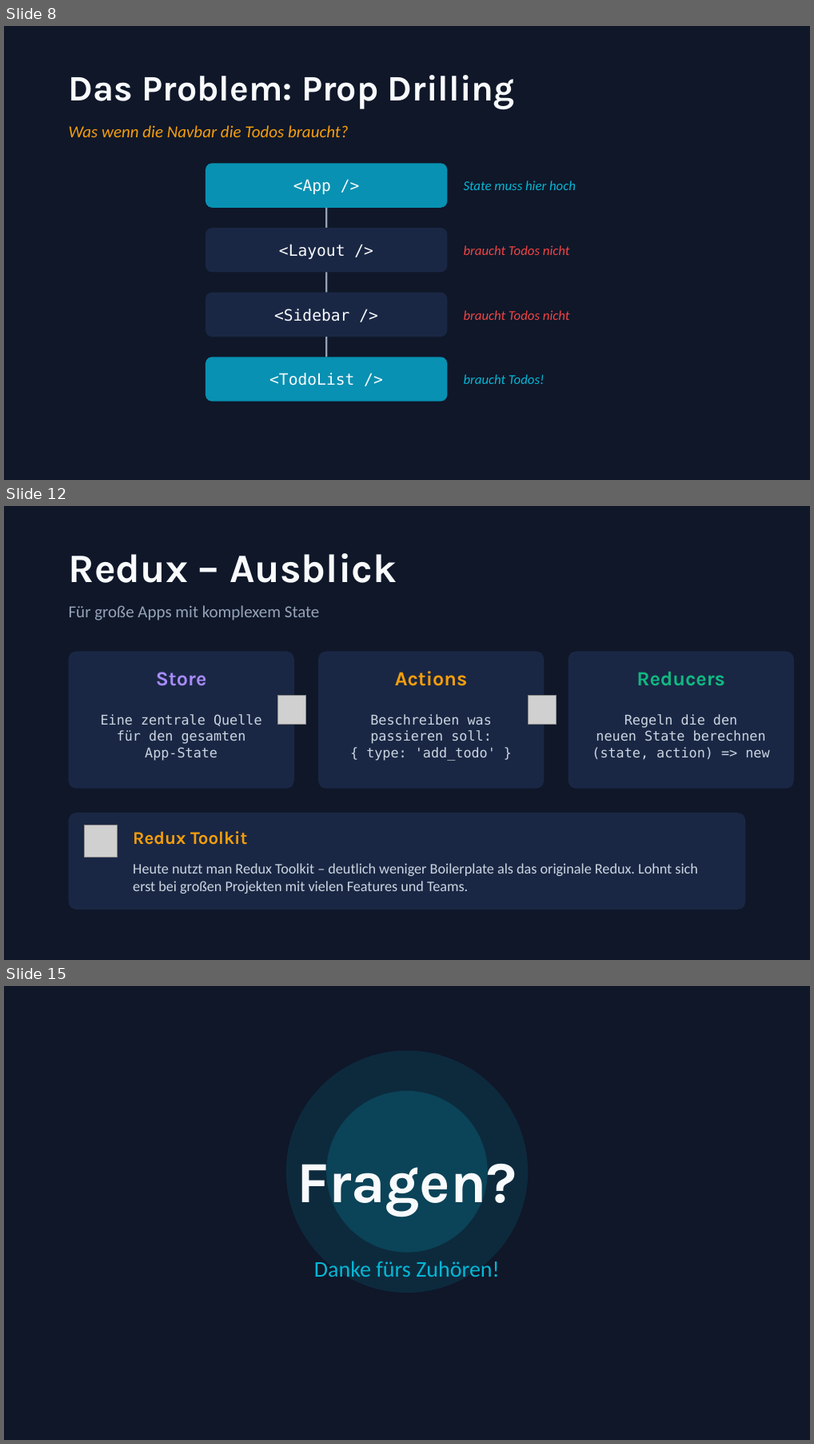
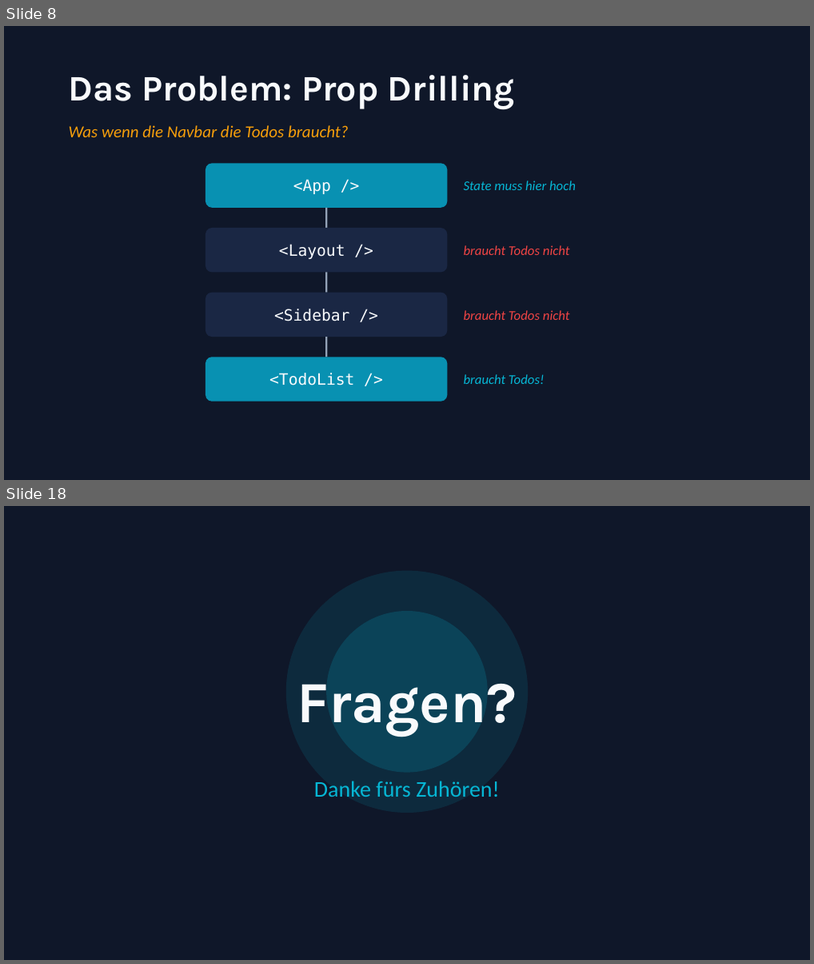
Before and after one commit to trungvt138/medieninformatik, a slide deck: WebProgramming/6.Termin/state-management-react.pptx. Shown one above the other, each under a label of ours: slides 8, 12 and 15 before the commit, slides 8 and 18 after it; the slides between them are not shown. The pictures are 814x1444 and 814x964 pixels, drawn with LibreOffice and Linux fonts; fonts in the diff are those of the drawing; grey boxes stand for pictures. Boxes give left, top, right and bottom in pixels: in the first picture for what was removed or moved away, otherwise in the second. Text is boxed around its words. In the diff, an @@ line names an element or a change of style, - is before the commit and + after.

```diff
--- a/WebProgramming/6.Termin/state-management-react.pptx
+++ b/WebProgramming/6.Termin/state-management-react.pptx
@@ slide 12 removed at bbox=[4, 506, 810, 960], background #0F1729 @@
@@ text removed at bbox=[69, 553, 397, 583] @@
-Redux – Ausblick
@@ text removed at bbox=[69, 605, 320, 620] @@
-Für große Apps mit komplexem State
@@ rounded rectangle removed at bbox=[69, 651, 294, 788] @@
@@ text removed at bbox=[156, 672, 206, 686] @@
-Store
@@ rounded rectangle removed at bbox=[318, 651, 544, 788] @@
@@ text removed at bbox=[395, 671, 467, 686] @@
-Actions
@@ rounded rectangle removed at bbox=[569, 651, 794, 788] @@
@@ text removed at bbox=[637, 671, 726, 686] @@
-Reducers
@@ picture removed at bbox=[278, 696, 306, 724] @@
@@ picture removed at bbox=[528, 696, 556, 724] @@
@@ text removed at bbox=[101, 714, 262, 760] @@
-Eine zentrale Quelle
-für den gesamten
-App-State
@@ text removed at bbox=[366, 714, 496, 760] @@
-Beschreiben was
-passieren soll:
-{ type: 'add_todo' }
@@ text removed at bbox=[592, 714, 770, 759] @@
-Regeln die den
-neuen State berechnen
-(state, action) => new
@@ rounded rectangle removed at bbox=[69, 812, 746, 909] @@
@@ picture removed at bbox=[85, 824, 117, 856] @@
@@ text removed at bbox=[133, 831, 247, 844] @@
-Redux Toolkit
@@ text removed at bbox=[133, 863, 698, 893] @@
-Heute nutzt man Redux Toolkit – deutlich weniger Boilerplate als das originale Redux. Lohnt sich erst bei großen Projekten mit vielen Features und Teams.
@@ what was slide 15 is now slide 18 @@
```
Also in this commit, not shown: 5 slides changed, 4 slides added, 18 other files.
